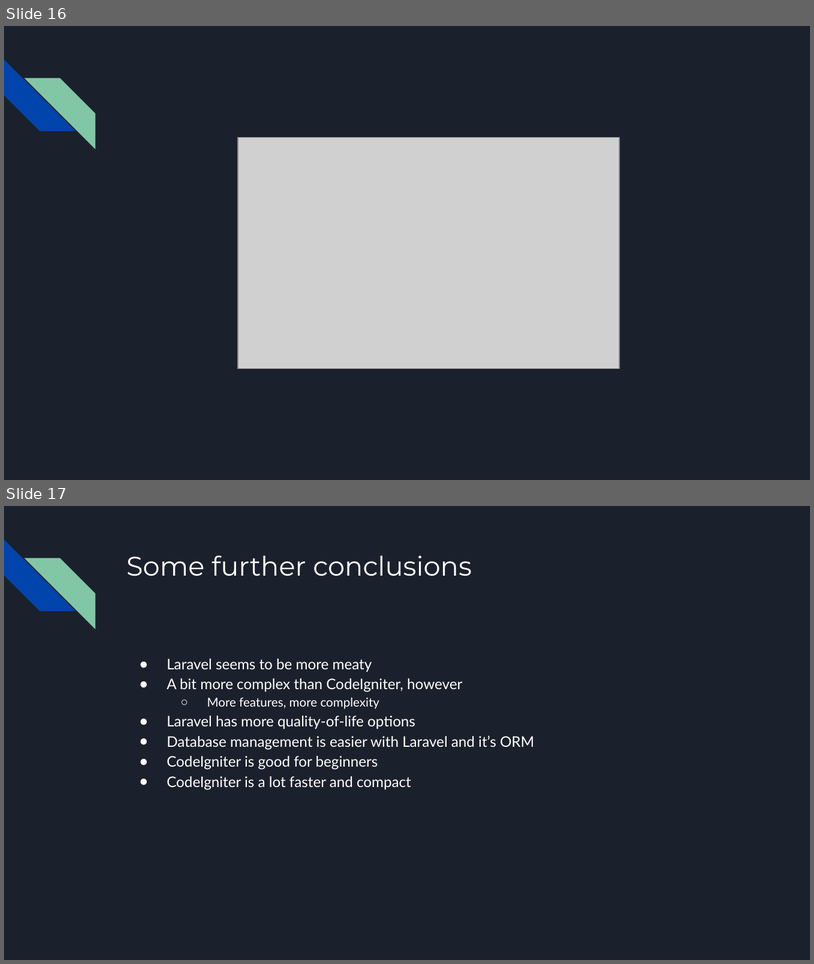
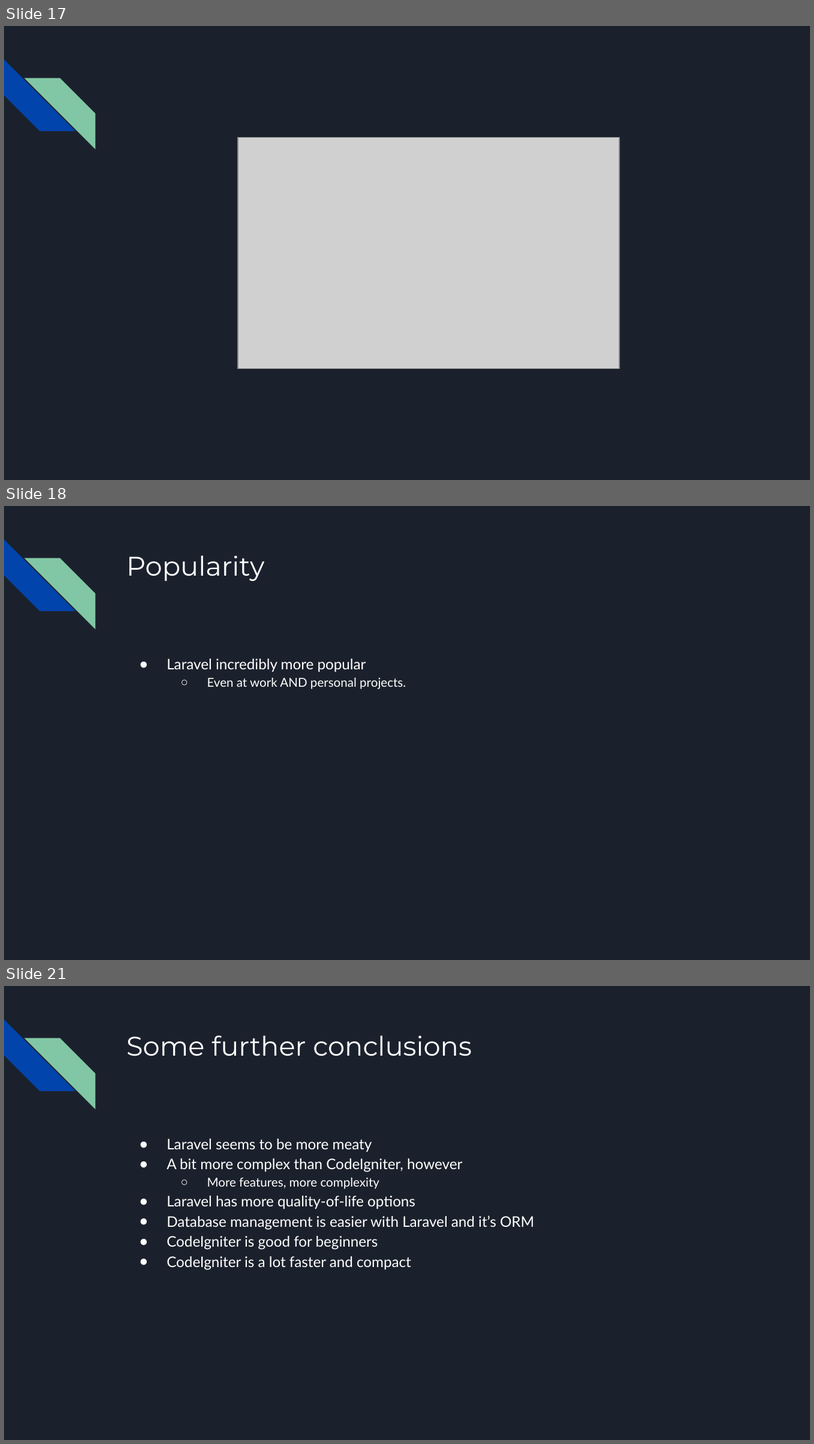
Before and after one commit to Tymodk/Comparative-Study, a slide deck: Laravel vs CodeIgniter.pptx. Shown one above the other, each under a label of ours: slides 16 and 17 before the commit, slides 17, 18 and 21 after it; the slides between them are not shown. The pictures are 814x964 and 814x1444 pixels, drawn with LibreOffice and Linux fonts; fonts in the diff are those of the drawing; grey boxes stand for pictures. Boxes give left, top, right and bottom in pixels: in the first picture for what was removed or moved away, otherwise in the second. Text is boxed around its words. In the diff, an @@ line names an element or a change of style, - is before the commit and + after.

```diff
--- a/Laravel vs CodeIgniter.pptx
+++ b/Laravel vs CodeIgniter.pptx
@@ slide 18 added at box(4, 506, 810, 960), background #1B212C; not listed: 2 template elements that a slide beside it also shows @@
@@ title added at box(126, 555, 264, 581), 24 pt, text #FFFFFF @@
+Popularity
@@ text added at box(167, 658, 406, 689), 11 pt, text #FFFFFF @@
+● Laravel incredibly more popular
+  ○ Even at work AND personal projects.
@@ what was slide 16 is now slide 17 @@
@@ what was slide 17 is now slide 21 @@
```
Also in this commit, not shown: 4 slides changed, 3 other slides added, 3 other files.
